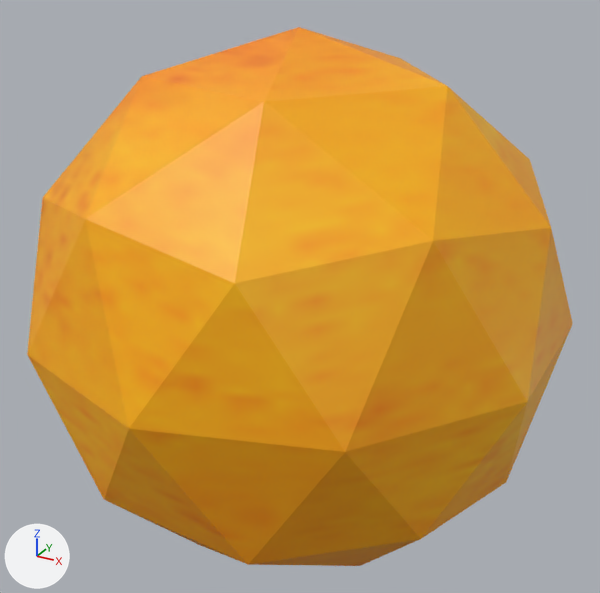
The glTF model resources/models/fire_orb.glb: old version first, new version second.
Before and after are seen from a camera (50 mm lens) standing at (1.395, -2.53, 1.29) and looking at (-0.002, 0.009, 0.021). Every picture has the same lights, and +X, +Y and +Z are marked at lower left. Vertices at the same position are counted once.
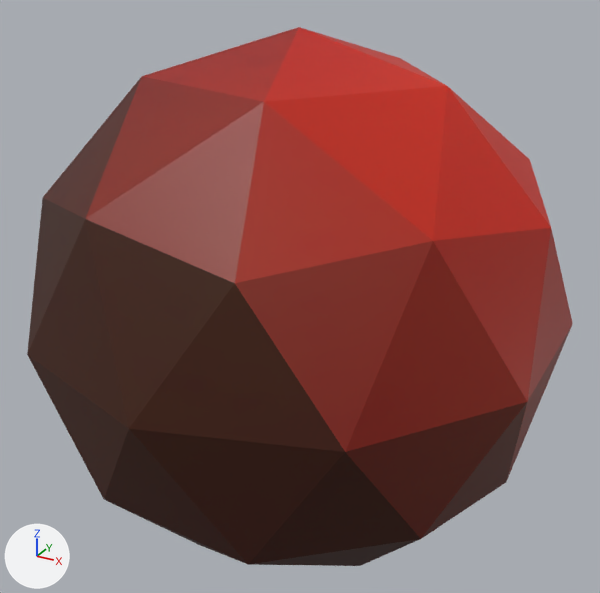
What differs and where, as boxes [x1, y1, x2, y2] in the pictures (600 x 593 px):
'Icosphere', recoloured (orange to red)
    both: [27, 27, 573, 566]

Edits to the bpy script that builds the scene:
```text
Change mat_material_001:
    add n3 = _N.new('ShaderNodeMix'); n3.name = 'Mix'
    add n3.data_type = 'RGBA'
    add n3.blend_type = 'MULTIPLY'
    add n3.inputs[0].default_value = 1.0  # 'Factor'
    add n4 = _N.new('ShaderNodeVertexColor'); n4.name = 'Color Attribute'
    where n2 = _N.new('ShaderNodeTexImage'); n2.name = 'Image Texture'
    where n0 = _N.new('ShaderNodeBsdfPrincipled'); n0.name = 'Principled BSDF'
    remove _L.new(n2.outputs[0], n0.inputs[0])  # 'Color' to 'Base Color'
    add _L.new(n3.outputs[2], n0.inputs[0])  # 'Result' to 'Base Color'
    add _L.new(n4.outputs[0], n3.inputs[7])  # 'Color' to 'B'
    add _L.new(n2.outputs[0], n3.inputs[6])  # 'Color' to 'A'
Change me_icosphere:
    where me_icosphere.from_pydata(...)  # 42 vertices, 80 faces; spans x -0.95..0.95, y -1.0..1.0, z -1.0..1.0
    used by ob_icosphere; location = (0.0, 0.0, 0.0)
    me_icosphere part 1: vertex colours changed
```
